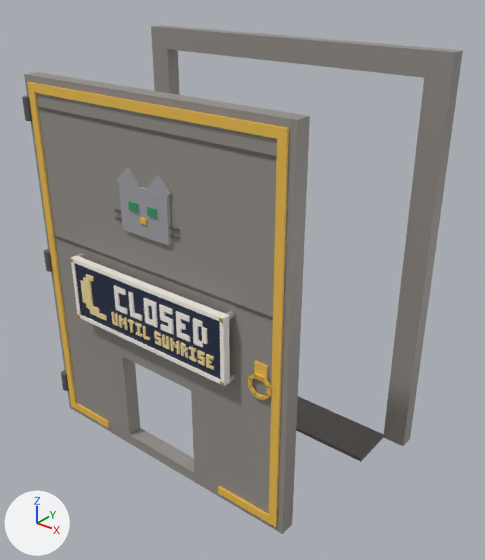
The FBX model assets/cat-cafe/exports/CatCafe_Door_TempleGate_Back.fbx as it was, and as the next commit left it.
Camera for both pictures: a 50 mm camera at (0.0784, -0.1043, 0.0937) aimed at (0.0045, -0.0119, 0.0364). Every picture has the same lights, and +X, +Y and +Z are marked at lower left. The first picture is the older version. Where no turn or scale is listed for an object, it has been applied to the vertices.

The first picture shows 'CatCafe_Door_TempleGate_Back', 'CatCafe_Door_TempleGate_Back_Leaf', 'CatCafe_Door_TempleGate_Back_Sign', 'CatCafe_Door_TempleGate_Back_Sign_Bulb'.
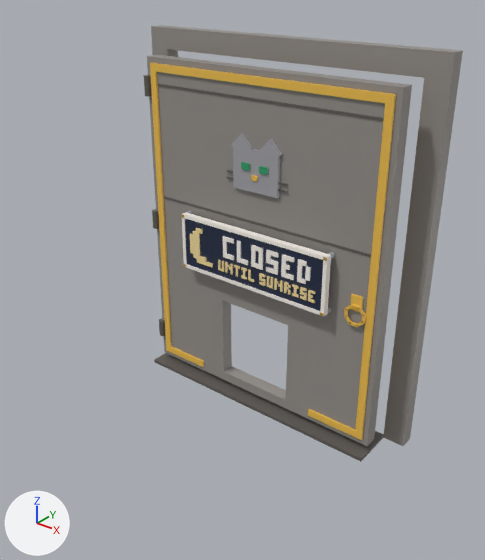
Where the change shows, as pixel boxes (x1, y1, x2, y2) in the pictures (485 x 560 px):
'CatCafe_Door_TempleGate_Back_Leaf', moved: before (22, 72, 310, 534); after (144, 55, 412, 446)
'CatCafe_Door_TempleGate_Back_Sign', moved: before (70, 253, 234, 386); after (181, 211, 335, 316)
'CatCafe_Door_TempleGate_Back_Sign_Bulb', moved: before (80, 274, 214, 370); after (190, 228, 315, 303)

The change in detail:
Object 'CatCafe_Door_TempleGate_Back_Sign' (ob_catcafe_door_templegate_back_sign) moves from (-0.0288, -0.0322, 0.0) to (-0.0288, -0.0022, 0.0).
Object 'CatCafe_Door_TempleGate_Back_Sign_Bulb' (ob_catcafe_door_templegate_back_sign_bulb) moves from (-0.0288, -0.0322, 0.0) to (-0.0288, -0.0022, 0.0).
Object 'CatCafe_Door_TempleGate_Back_Leaf' (ob_catcafe_door_templegate_back_leaf) moves from (-0.0288, -0.0322, 0.0) to (-0.0288, -0.0022, 0.0).
